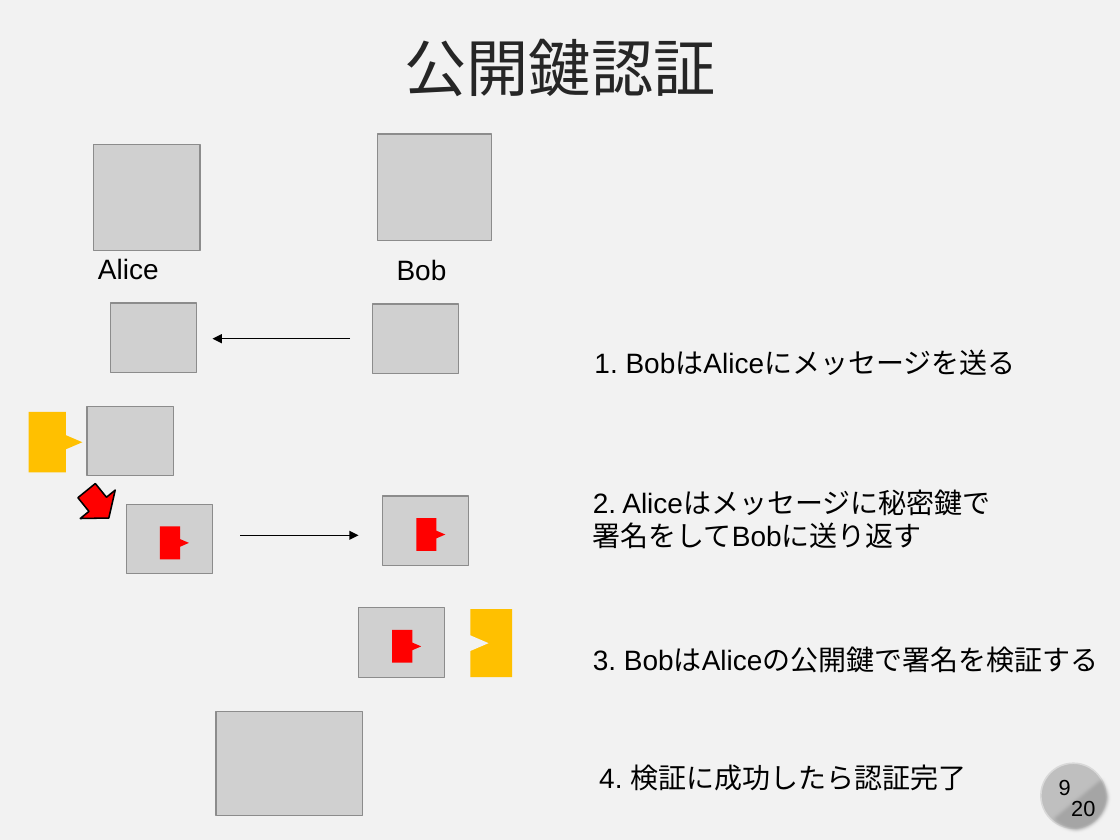
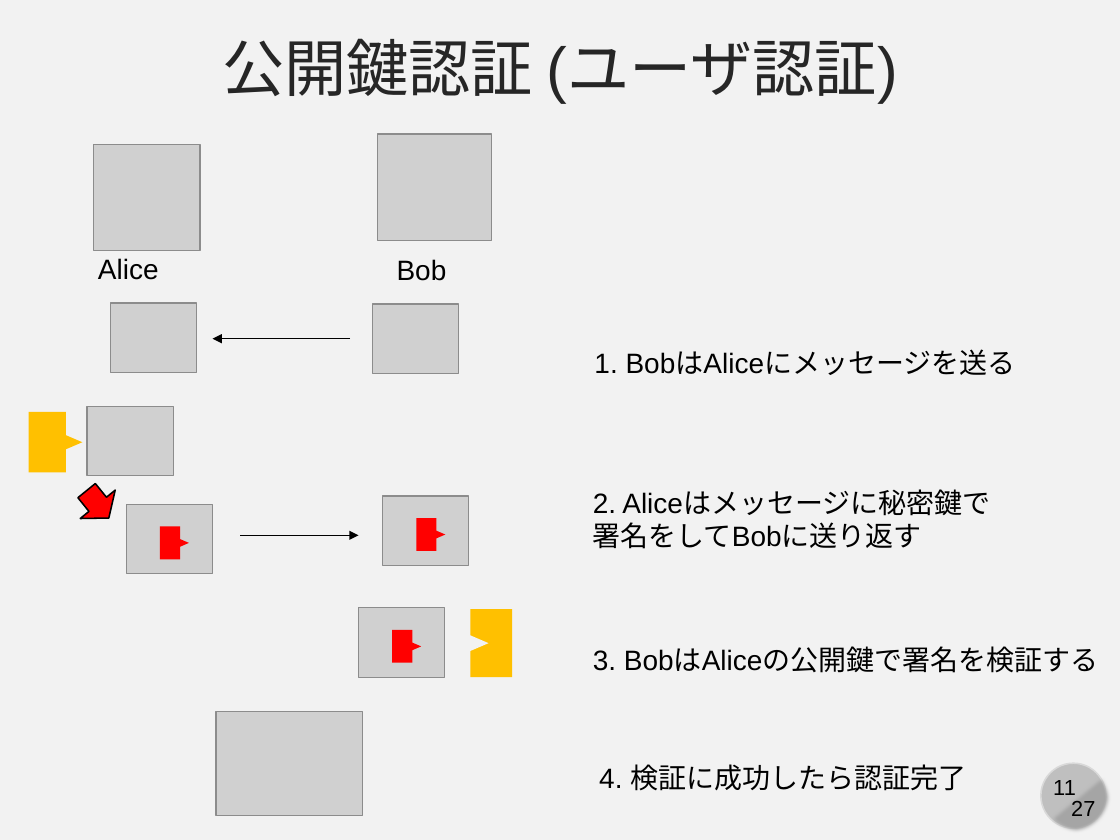
Before and after one commit to cpss2026-git/cpss2026-git.github.io, a slide deck: slide 11 of 02-lecture-git-advanced/slides/02-b-ssh.pptx (slide 9 before the commit). Drawn at 1120x840 pixels with LibreOffice and Linux fonts; fonts in the diff are those of the drawing; grey boxes stand for pictures. Boxes give left, top, right and bottom in pixels: in the first picture for what was removed or moved away, otherwise in the second. Text is boxed around its words. In the diff, an @@ line names an element or a change of style, - is before the commit and + after.

```diff
--- a/02-lecture-git-advanced/slides/02-b-ssh.pptx
+++ b/02-lecture-git-advanced/slides/02-b-ssh.pptx
@@ text at [222,38,898,102]: text changed @@
-公開鍵認証
+公開鍵認証 (ユーザ認証)
@@ page number at [1053,780,1076,795]: text changed @@
-9
+11
@@ text at [1071,801,1095,816]: text changed @@
-20
+27
```
Also in this commit, not shown: 19 other slides changed, 7 slides added, 1 other file.
